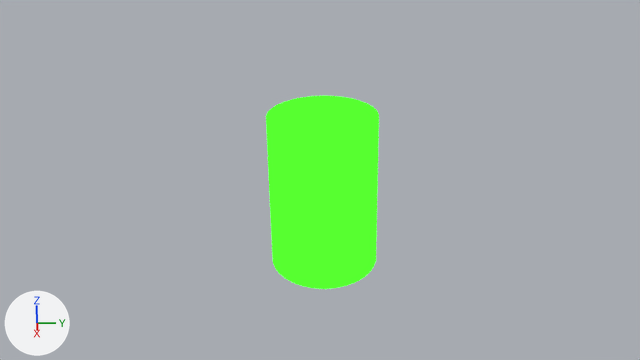
An edit to the Blender file 00-filestructure/01-Models/SD-Minion.blend, drawn before and after from the same camera.
The view is the same before and after, from the file's camera 'Camera'. The axes (+X, +Y, +Z) are drawn at lower left. The lights are the same throughout.
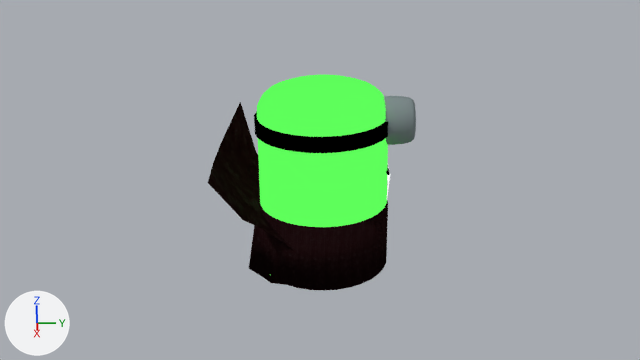
The change, as a diff of the scene's bpy script:
```diff
--- a/00-filestructure/01-Models/SD-Minion.blend.py
+++ b/00-filestructure/01-Models/SD-Minion.blend.py
@@ img_sd_samt_png @@
+img_sd_samt_png = load_image('SD-samt.png', '../02-Textures/SD-samt.png', 1024, 768, 'sRGB')
@@ mat_material_001 @@
 mat_material_001 = emission_material('Material.001')
-mat_material_001.base_color = (0.019, 0.346, 0.0059)  # green #269f12
-mat_material_001.strength = 5.0
+mat_material_001.base_color = (0.112, 0.991, 0.105)  # green #5efe5b
@@ mat_material_007 @@
+mat_material_007 = diffuse_material('Material.007')
+mat_material_007.base_color = (0.0, 0.0, 0.0)  # black #000000
@@ mat_material_003 @@
+mat_material_003 = diffuse_material('Material.003')
+mat_material_003.base_color = (0.212, 0.262, 0.266)  # grey #7f8c8d
@@ mat_material @@
+mat_material = diffuse_material('Material')
+mat_material.texture = img_sd_samt_png
@@ me_cylinder @@
 me_cylinder.from_pydata(...)  # 64 vertices, 34 faces; spans x -1.0..1.0, y -1.0..1.0, z -1.0..1.0
-me_cylinder.materials.append(mat_material_001)  # green #269f12
+me_cylinder.materials.append(mat_material_007)  # black #000000
@@ me_torus @@
+me_torus.from_pydata(...)  # a torus around z (ring radius 1.0, tube radius 0.25) spanning x -1.25..1.25, y -1.25..1.25, z -0.25..0.25
+me_torus.polygons.foreach_set('use_smooth', [True] * 576)
+me_torus.materials.append(mat_material_003)  # grey #7f8c8d
@@ me_cylinder_002 @@
+me_cylinder_002.from_pydata(...)  # 89 vertices, 50 faces; spans x -1.69..1.6, y -1.59..1.0, z -1.34..3.02
+me_cylinder_002.polygons.foreach_set('use_smooth', [True] * 50)
+me_cylinder_002.materials.append(mat_material)  # picture img_sd_samt_png
@@ me_sphere_001 @@
+me_sphere_001.from_pydata(...)  # 448 vertices, 417 faces; spans x -1.0..1.0, y -1.0..1.0, z -3.05..-0.12
+me_sphere_001.materials.append(mat_material_001)  # green #5efe5b
@@ ob_cylinder @@
 ob_cylinder = bpy.data.objects.new('Cylinder', me_cylinder)
-ob_cylinder.location = (0.0, 0.0, 1.2)
-ob_cylinder.scale = (1.0, 0.833, 1.18)
+ob_cylinder.location = (0.0, 0.0, 2.28)
+ob_cylinder.scale = (1.01, 1.01, 0.11)
@@ ob_brille @@
+ob_brille = bpy.data.objects.new('Brille', me_torus)
+ob_brille.location = (0.04, 1.02, 2.3)
+ob_brille.rotation_euler = (-1.565, 0.0849, 0.00775)  # degrees (-90, 4.9, 0.4)
+ob_brille.scale = (0.285, 0.289, 1.27)
@@ ob_umhang @@
+ob_umhang = bpy.data.objects.new('Umhang', me_cylinder_002)
+ob_umhang.location = (0.0, -0.01, 0.51)
+ob_umhang.scale = (1.01, 1.01, 0.52)
@@ ob_sphere @@
+ob_sphere = bpy.data.objects.new('Sphere', me_sphere_001)
+ob_sphere.location = (0.0, 0.0, 3.01)
+ob_sphere.scale = (1.0, 1.0, 0.987)
+_vg = ob_sphere.vertex_groups.new(name='Group')
+_vg.add([6, 14, 22, 30, 38, 46, 54, 62, 70, 78, 86, 94, 102, 110, 118, 126, 134, 142, 150, 158, 166, 174, 182, 190, 198, 206, 214, 222, 230, 238, 247, 255], 1.0, 'REPLACE')
+_vg = ob_sphere.vertex_groups.new(name='Group.001')
+_m = ob_sphere.modifiers.new('Bevel', 'BEVEL')
+_m.limit_method = 'VGROUP'
+_m.angle_limit = 2.094
+_m.vertex_group = 'Group'
+_m.offset_type = 'WIDTH'
+_m.spread = 0.0
```

Changed parts and their boxes [x1, y1, x2, y2] in the pictures (640 x 360 px):
'Cylinder', recoloured, surface changed, moved, rescaled (green to black)
    before: [266, 96, 379, 289]
    after: [254, 111, 388, 153]
'Sphere', added (green)
    after: [257, 75, 388, 275]
'Umhang', added
    after: [208, 102, 388, 291]
'Brille', added
    after: [384, 96, 416, 145]
